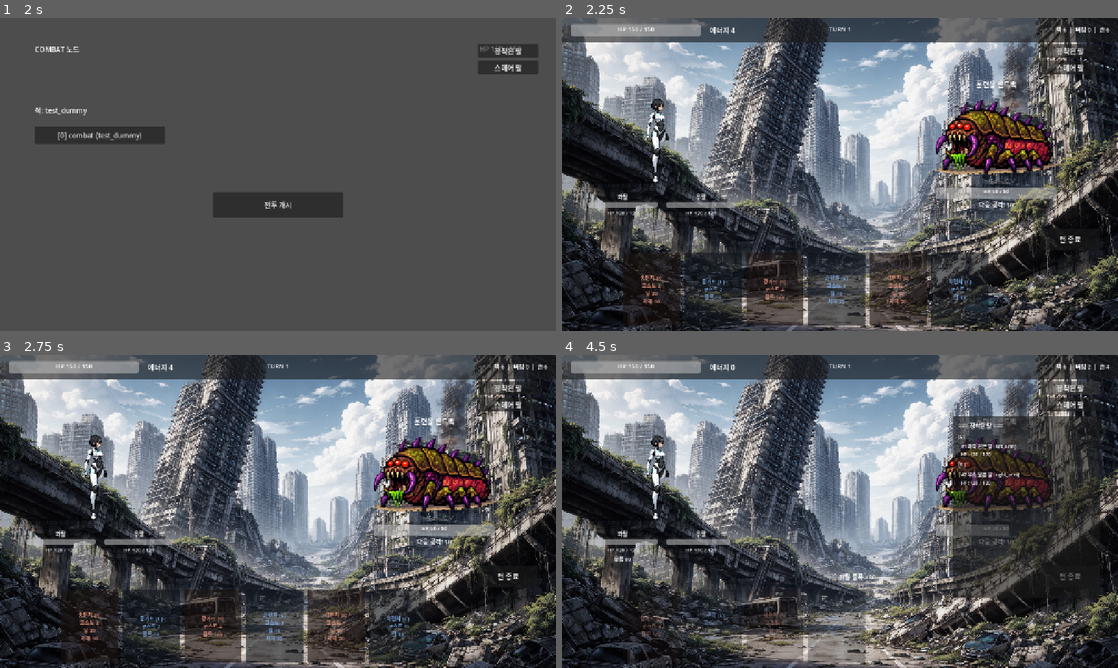
Above: before the commit, frames 1-4 (two rows, left to right).
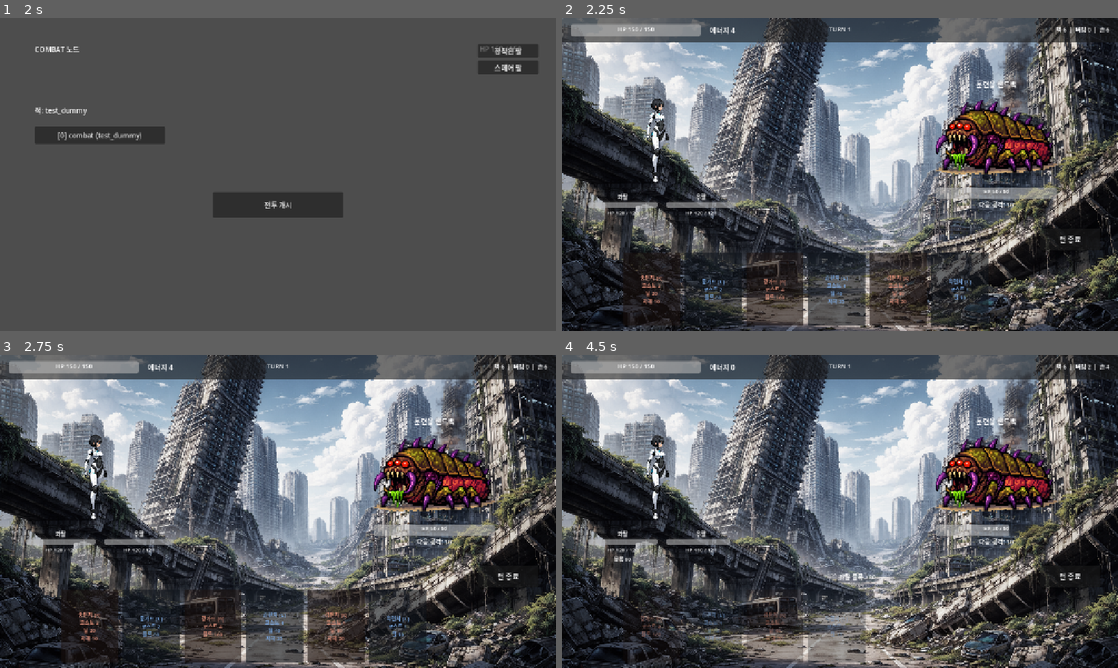
Above: after the commit, the same moments.

Repository: solitaryflyingbird/game_2026_02
Game: Godot game, scene res://main.tscn
Two runs of this game, one before a commit and one after it. Both use one fixed random seed, a clock stepped at 60 frames per second and the inputs below. The project has no main scene, so this scene is started directly.
Inputs (mouse positions are in pixels of both pictures, inside the frame that each line leads up to):
- Up to frame 1 (2 s): click "시작" at 0.5 s; click "[0] combat (test_dummy)" at 1.25 s
- Up to frame 2 (2.25 s): click "전투 개시" at 2 s
- Up to frame 3 (2.75 s): no input
- Up to frame 4 (4.5 s): click "중펀치 [R] 코스트 2 딜 20 자해 10" at 2.75 s; click "중가드 [L] 코스트 2 블록 80" at 3.5 s; click (1067, 389) at 4.25 s, where only the run before the commit has a clickable "장착된 팔"

Frame 1 is identical in both runs. In frame 2, 0.5% of the frame differs, in the area x 86-97%, y 8-18%; in frame 3, 0.5%; in frame 4, 9.6%, in the area x 70-97%, y 8-78%.

Commit message:
전투 중 팔 인스펙터 숨김 + HP 0 팔 인벤토리 제거 + 열화 팔 HP 너프
- run_ui: phase=="combat" 시 장착/스페어 버튼·패널 숨김 (배틀 중 교체 불가)
- battle_manager._sync_back_to_run: arm.hp <= 0 이면 arm_instances 에서 제거 +
  equipped_arms 슬롯 null 로 해제. 살아있으면 hp 만 갱신
- game_data: degraded_arm_module.max_hp 96 → 48 (테스트 편의성)

Co-Authored-By: Claude Opus 4.7 (1M context) <noreply@anthropic.com>

Diff:
--- a/battle_manager.gd
+++ b/battle_manager.gd
@@ -439,12 +439,21 @@
     var arm_l = battle_state.get("arm_l")
     var arm_r = battle_state.get("arm_r")
     var instances: Dictionary = run_data.get("arm_instances", {})
-
+    var equipped: Dictionary = run_data.get("equipped_arms", {})
+
+    # HP 가 0 이면 팔이 완전히 파괴된 것 — 인스턴스 삭제 + 슬롯 해제.
+    # 살아있으면 hp 만 갱신.
     if arm_l != null:
         var l_id: int = arm_l.instance_id
-        if instances.has(l_id):
+        if arm_l.hp <= 0:
+            instances.erase(l_id)
+            equipped["L"] = null
+        elif instances.has(l_id):
             instances[l_id]["hp"] = arm_l.hp
     if arm_r != null:
         var r_id: int = arm_r.instance_id
-        if instances.has(r_id):
+        if arm_r.hp <= 0:
+            instances.erase(r_id)
+            equipped["R"] = null
+        elif instances.has(r_id):
             instances[r_id]["hp"] = arm_r.hp
--- a/game_data.gd
+++ b/game_data.gd
@@ -216,7 +216,7 @@
     "degraded_arm_module": {
         "name": "열화 팔",
         "slot_type": "any",
-        "max_hp": 96,
+        "max_hp": 48,
         "card_ids": _DEGRADED_ARM_CARD_IDS,
         "degradation": _DEFAULT_ARM_DEGRADATION,
     },
--- a/run_ui.gd
+++ b/run_ui.gd
@@ -51,10 +51,17 @@
         _btn_show_equipped.visible = false
         _btn_show_spare.visible = false
         return
-    _btn_show_equipped.visible = true
-    _btn_show_spare.visible = true
 
     var phase = RunManager.run_data["phase"]
+
+    # 전투 중에는 팔 인스펙터(장착 조작) 숨김 — 배틀 중 교체 불가.
+    var in_combat: bool = phase == "combat"
+    _btn_show_equipped.visible = not in_combat
+    _btn_show_spare.visible = not in_combat
+    if in_combat:
+        _arm_inspector_panel.visible = false
+        _arm_inspect_mode = ""
+
     show_phase(phase)
     update_labels()
     _refresh_arm_inspector()
